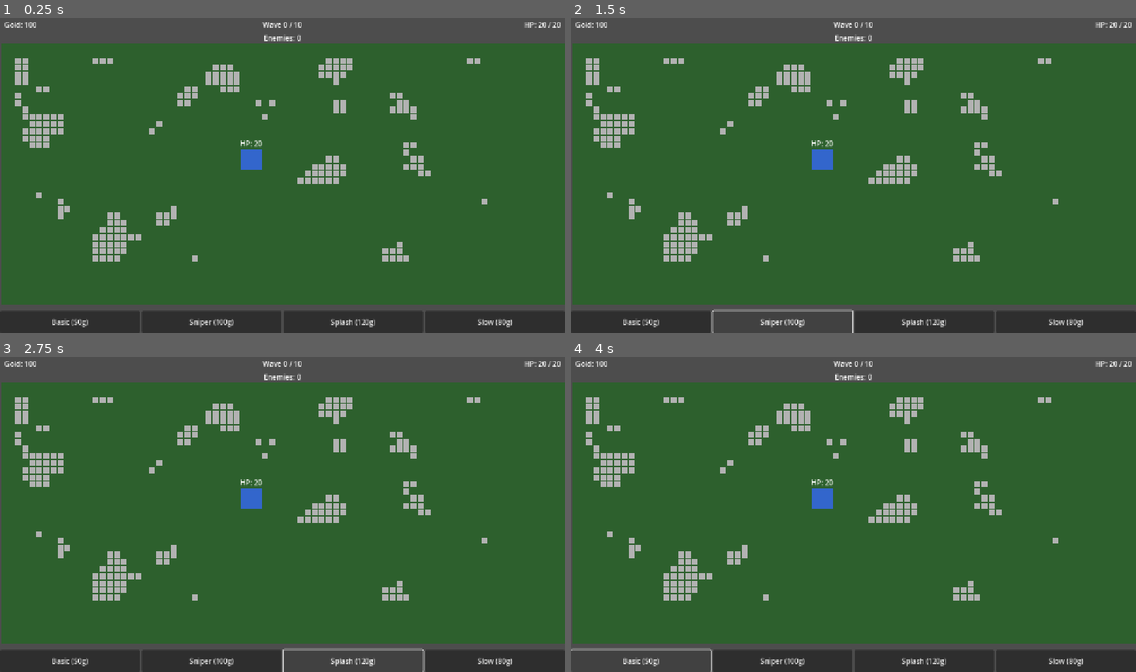
Above: before the commit, frames 1-4 (two rows, left to right).
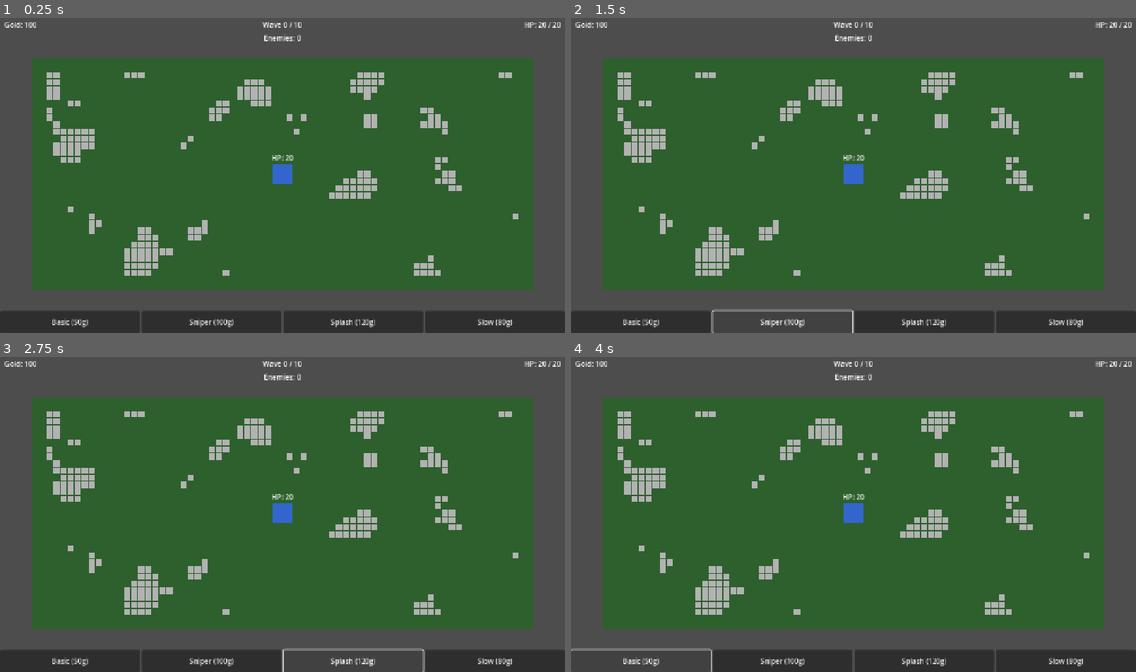
Above: after the commit, the same moments.

Repository: 3dw4rd1/OC_Tower_defense
Game: Godot game, scene res://scenes/levels/main.tscn
Two runs of this game, one before a commit and one after it. Both use one fixed random seed, a clock stepped at 60 frames per second and the inputs below.
Inputs:
- Up to frame 1 (0.25 s): no input
- Up to frame 2 (1.5 s): click "Basic (50g)" at 0.5 s; click "Sniper (100g)" at 1.25 s
- Up to frame 3 (2.75 s): click "Splash (120g)" at 2 s
- Up to frame 4 (4 s): click "Slow (80g)" at 2.75 s; click "Basic (50g)" at 3.5 s

The runs differ from the first frame. In frame 1, 25% of the frame differs, in the area x 0-100%, y 8-92%; in frame 2, 25%; in frame 3, 25%; in frame 4, 25%.

Commit message:
fix: standardise all tile sizes to 16px (revert Rex 18px, fix Camera2D centre)

Diff:
--- a/game/scenes/levels/main.tscn
+++ b/game/scenes/levels/main.tscn
@@ -9,7 +9,7 @@
 script = ExtResource("1_main")
 
 [node name="GameMap" parent="." instance=ExtResource("2_gamemap")]
-position = Vector2(1, 50)
+position = Vector2(0, 50)
 
 [node name="Base" parent="." instance=ExtResource("3_base")]
 position = Vector2(568, 314)
@@ -21,6 +21,6 @@
 [node name="ObstaclesContainer" type="Node2D" parent="."]
 
 [node name="Camera2D" type="Camera2D" parent="."]
-position = Vector2(639, 347)
+position = Vector2(568, 314)
 
 [node name="HUD" parent="." instance=ExtResource("4_hud")]
--- a/game/scripts/levels/game_map.gd
+++ b/game/scripts/levels/game_map.gd
@@ -98,17 +98,17 @@
 
 
 func _build_tileset() -> void:
-	var img: Image = Image.create(18, 18, false, Image.FORMAT_RGBA8)
+	var img: Image = Image.create(16, 16, false, Image.FORMAT_RGBA8)
 	img.fill(GROUND_COLOR)
 	var tex: ImageTexture = ImageTexture.create_from_image(img)
 
 	var source: TileSetAtlasSource = TileSetAtlasSource.new()
 	source.texture = tex
-	source.texture_region_size = Vector2i(18, 18)
+	source.texture_region_size = Vector2i(16, 16)
 	source.create_tile(Vector2i(0, 0))
 
 	var tileset: TileSet = TileSet.new()
-	tileset.tile_size = Vector2i(18, 18)
+	tileset.tile_size = Vector2i(16, 16)
 	tileset.add_source(source)  # source_id 0 — ground
 	tile_set = tileset
 
